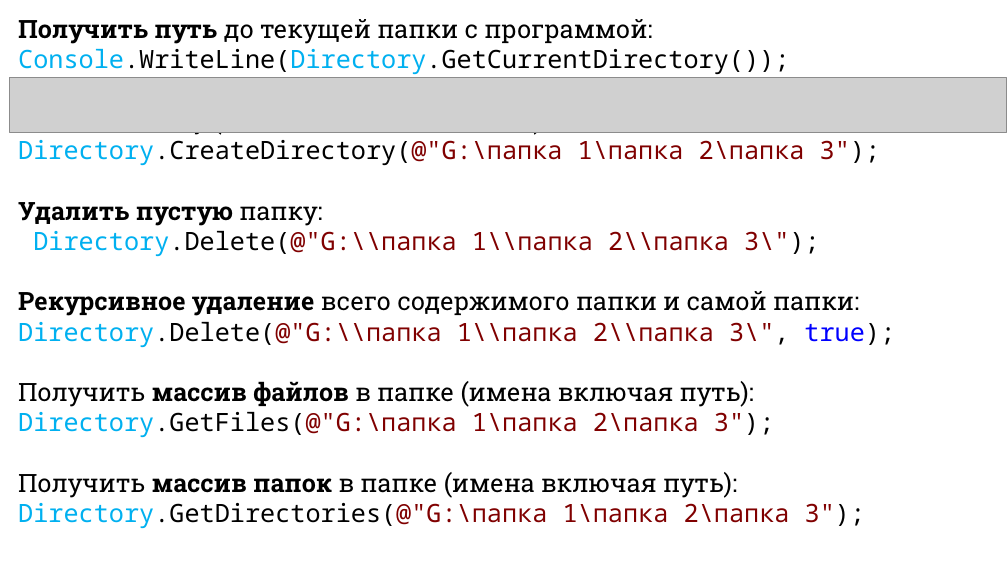
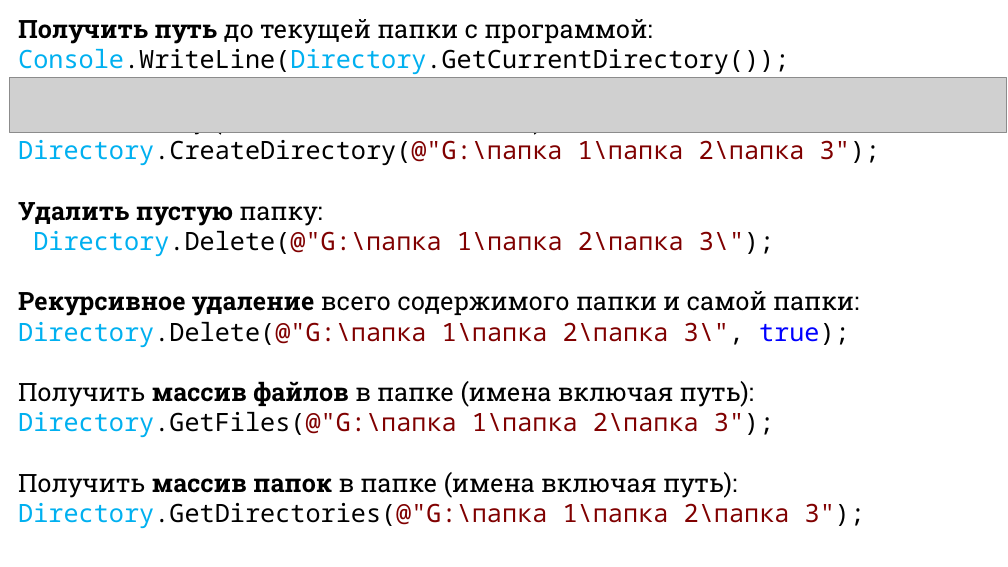
Before and after one commit to DaniilKlyukin/ITiP-1, a slide deck: slide 36 of Лекции/ИТиП лек 4 (лр 4).pptx. Drawn at 1008x567 pixels with LibreOffice and Linux fonts; fonts in the diff are those of the drawing; grey boxes stand for pictures. Boxes give left, top, right and bottom in pixels: in the first picture for what was removed or moved away, otherwise in the second. Text is boxed around its words. In the diff, an @@ line names an element or a change of style, - is before the commit and + after.

```diff
--- a/Лекции/ИТиП лек 4 (лр 4).pptx
+++ b/Лекции/ИТиП лек 4 (лр 4).pptx
@@ text at [33, 231, 774, 256]: text changed @@
-Directory.Delete(@"G:\\папка 1\\папка 2\\папка 3\");
+Directory.Delete(@"G:\папка 1\папка 2\папка 3\");
@@ text at [18, 322, 850, 347]: text changed @@
-Directory.Delete(@"G:\\папка 1\\папка 2\\папка 3\", true);
+Directory.Delete(@"G:\папка 1\папка 2\папка 3\", true);
```
Also in this commit, not shown: 1 other file.
